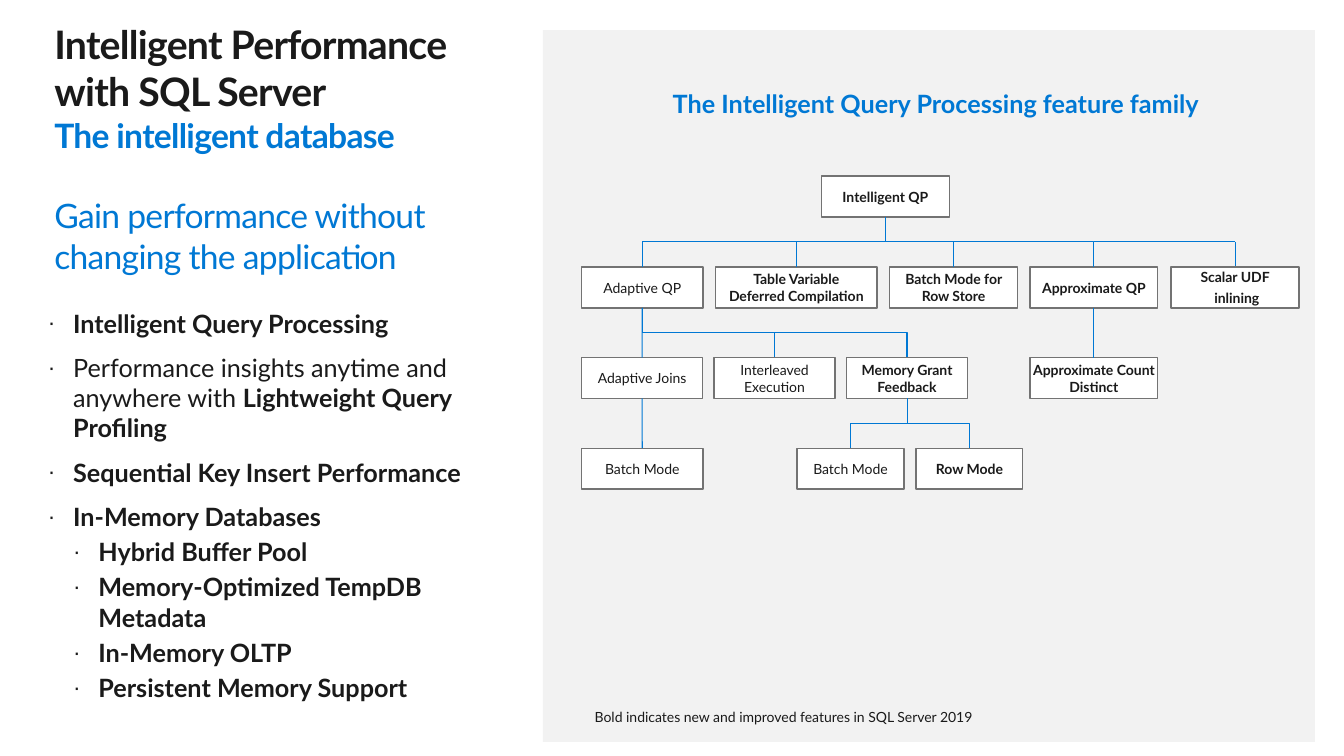
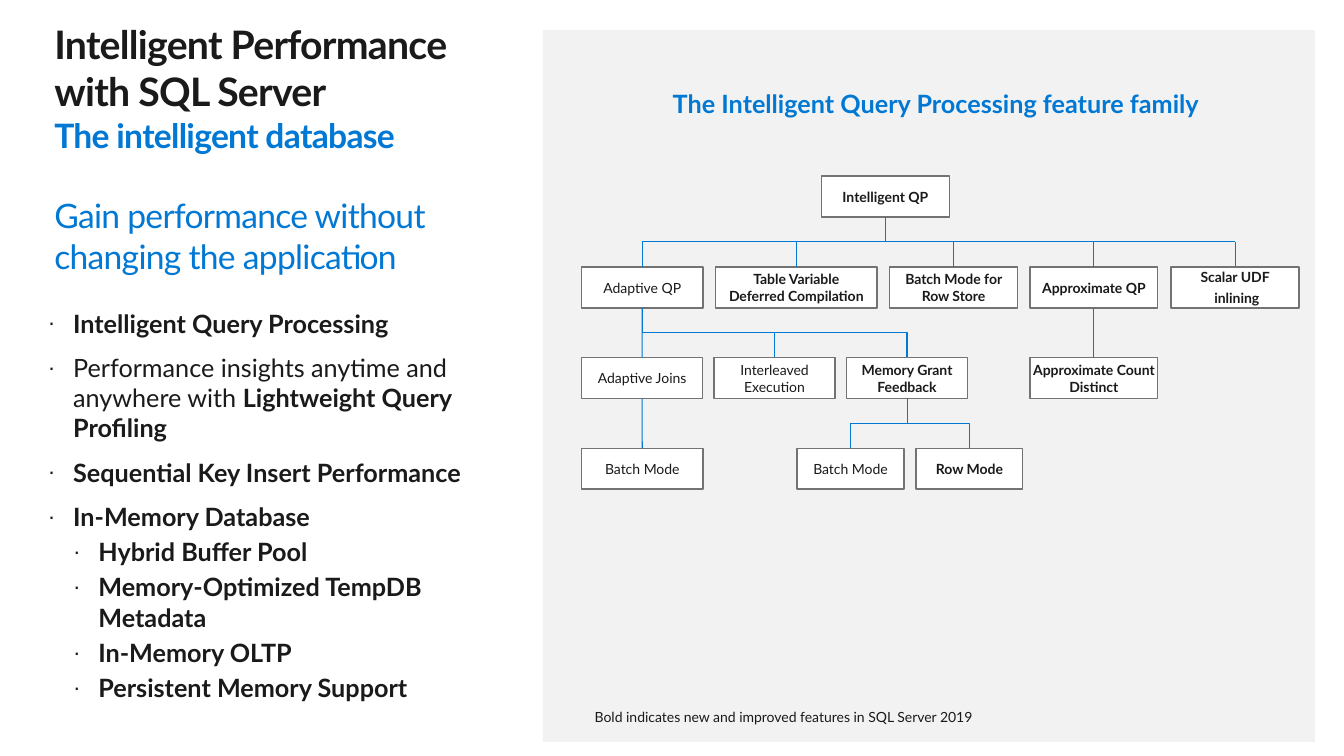
Before and after one commit to microsoft/sqlworkshops, a slide deck: slide 7 of SQLGroundToCloud/slides/SQL Server 2019 Modern Data Platform.pptx. Drawn at 1344x756 pixels with LibreOffice and Linux fonts; fonts in the diff are those of the drawing; background and template pictures are left out. Boxes give left, top, right and bottom in pixels: in the first picture for what was removed or moved away, otherwise in the second. Text is boxed around its words. In the diff, an @@ line names an element or a change of style, - is before the commit and + after.

```diff
--- a/SQLGroundToCloud/slides/SQL Server 2019 Modern Data Platform.pptx
+++ b/SQLGroundToCloud/slides/SQL Server 2019 Modern Data Platform.pptx
@@ text at (x1=73, y1=507, x2=310, y2=530): text changed @@
-· In-Memory Databases
+· In-Memory Database
```
Also in this commit, not shown: 2 other files.
